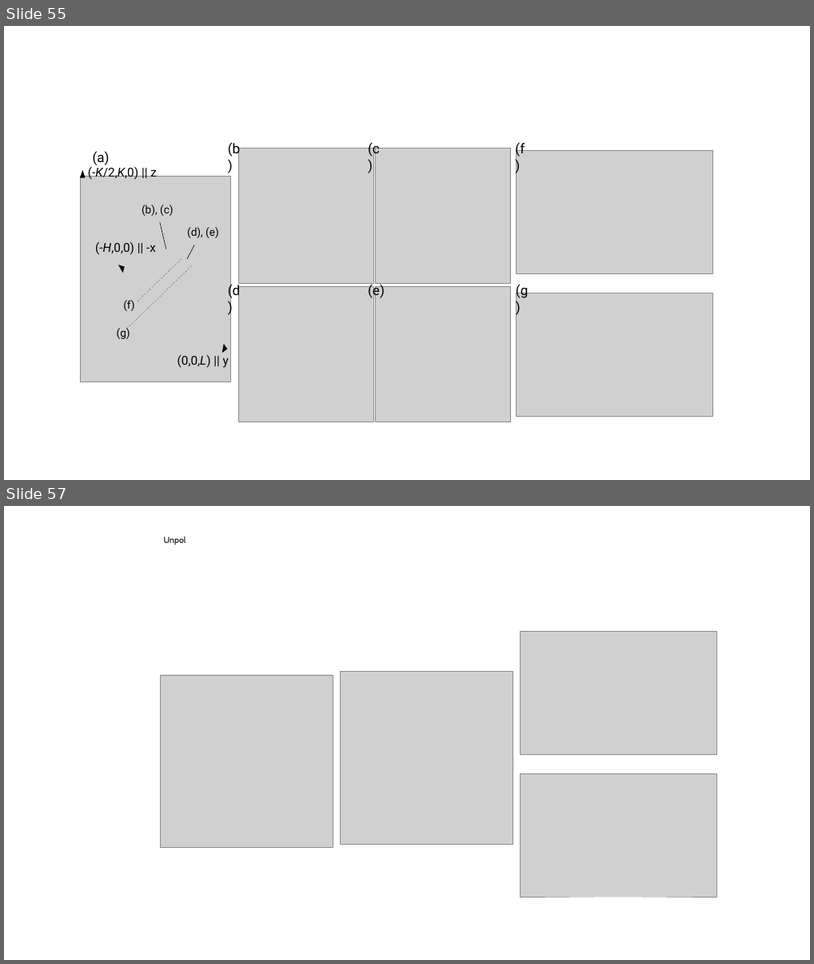
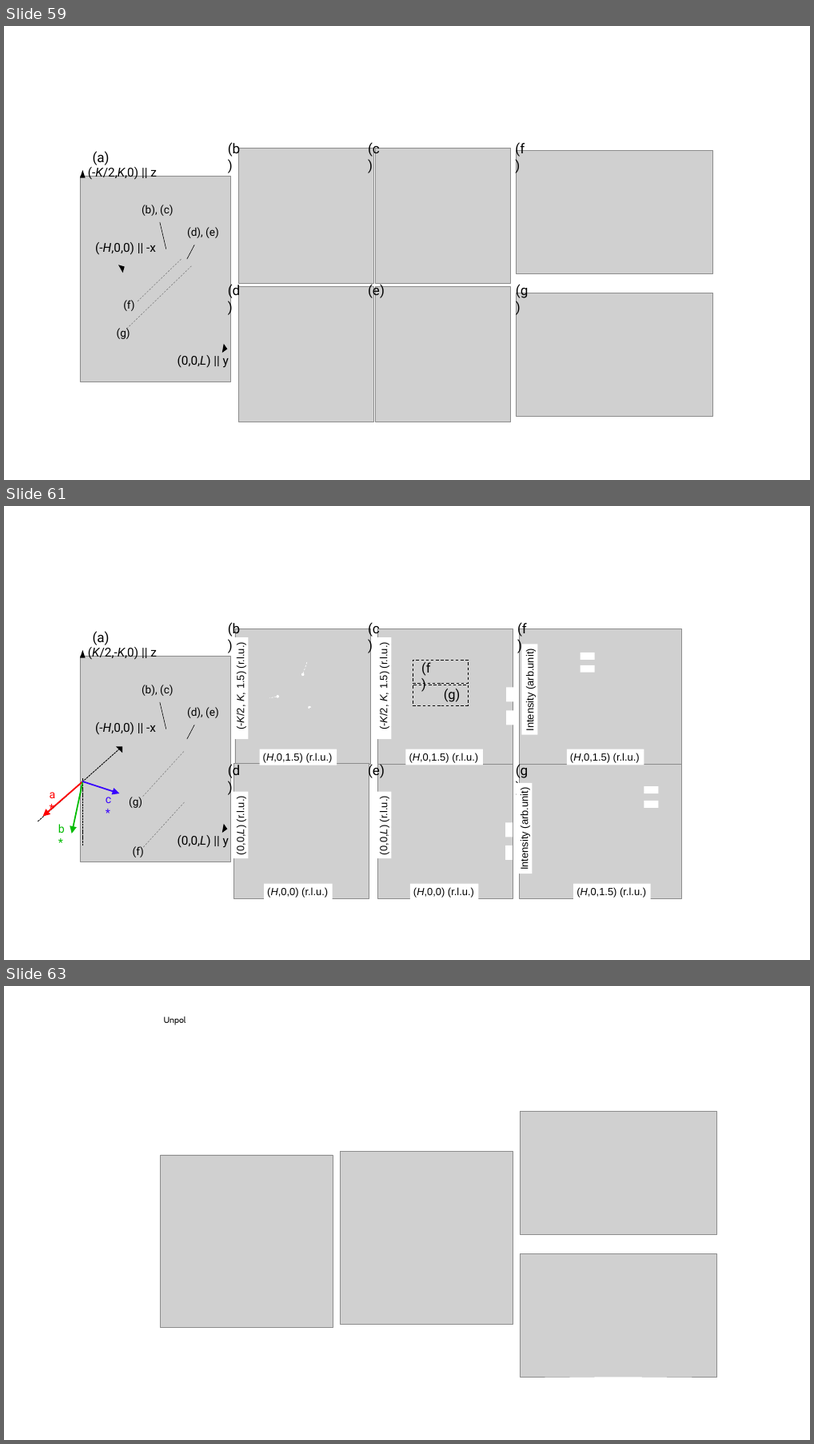
Before and after one commit to 3He-NSF/3HeNSF_2DPSD_paper, a slide deck: figure/figurelist [自動保存済み] [自動保存済み].pptx. Shown one above the other, each under a label of ours: slides 55 and 57 before the commit, slides 59, 61 and 63 after it; the slides between them are not shown. The pictures are 814x964 and 814x1444 pixels, drawn with LibreOffice and Linux fonts; fonts in the diff are those of the drawing; grey boxes stand for pictures. Boxes give left, top, right and bottom in pixels: in the first picture for what was removed or moved away, otherwise in the second. Text is boxed around its words. In the diff, an @@ line names an element or a change of style, - is before the commit and + after.

```diff
--- a/figure/figurelist [自動保存済み] [自動保存済み].pptx
+++ b/figure/figurelist [自動保存済み] [自動保存済み].pptx
@@ slide 61 added at (4,506,810,960), background #FFFFFF @@
@@ group added at (38,621,682,900): 22 rectangles, 19 texts, 16 pictures, 6 lines, 6 arrows, 3 triangles @@
+(0,0,L) || y
+(K/2,-K,0) || z
+(d), (e)
+(b), (c)
+(-H,0,0) || -x
+(a)
+(b)
+(c)
+(d)
+(e)
+(f)
+(g)
+(f)
+(g)
+(-K/2, K, 1.5) (r.l.u.)
+(0,0,L) (r.l.u.)
+(-K/2, K, 1.5) (r.l.u.)
+(0,0,L) (r.l.u.)
+(H,0,0) (r.l.u.)
+(H,0,0) (r.l.u.)
+(H,0,1.5) (r.l.u.)
+(H,0,1.5) (r.l.u.)
+(H,0,1.5) (r.l.u.)
+(H,0,1.5) (r.l.u.)
+Intensity (arb.unit)
+Intensity (arb.unit)
+(f)
+(g)
+c*
+b*
+a*
@@ what was slide 55 is now slide 59 @@
@@ what was slide 57 is now slide 63 @@
```
Also in this commit, not shown: 2 slides changed, 5 other slides added, 41 other files.
